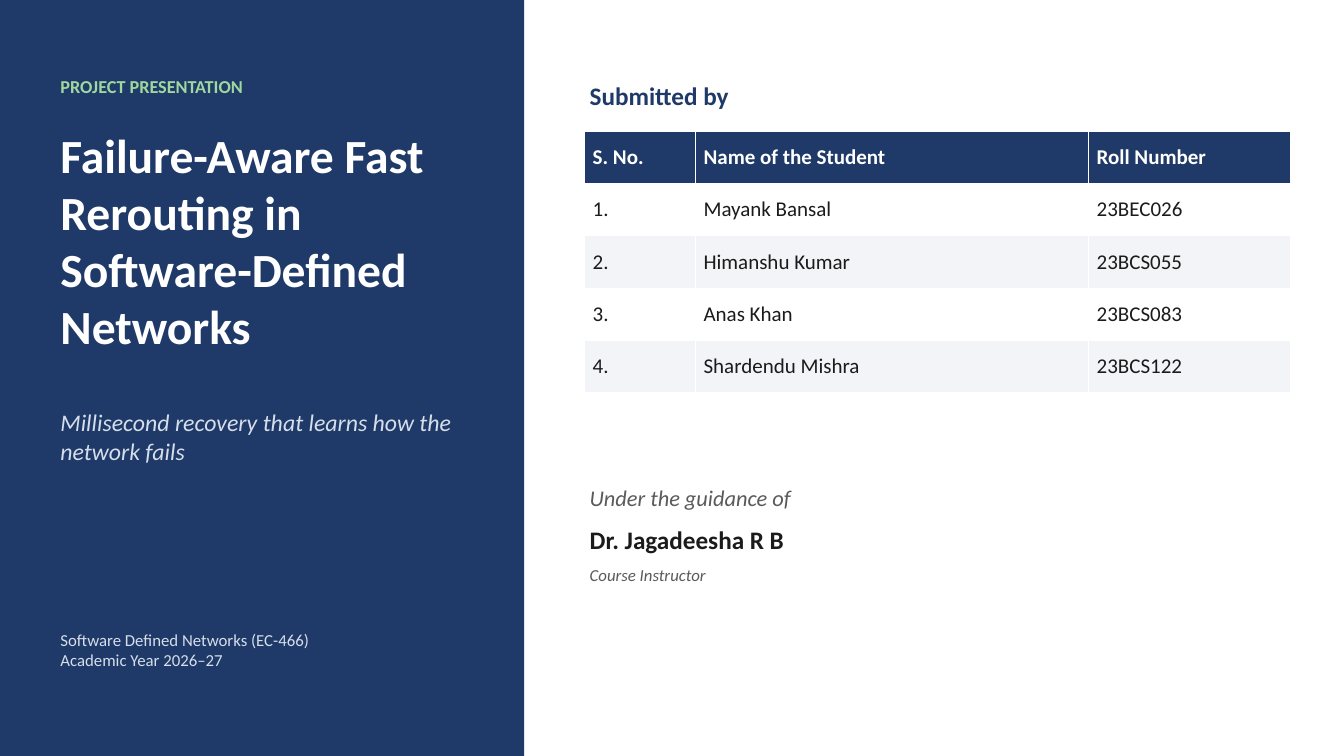
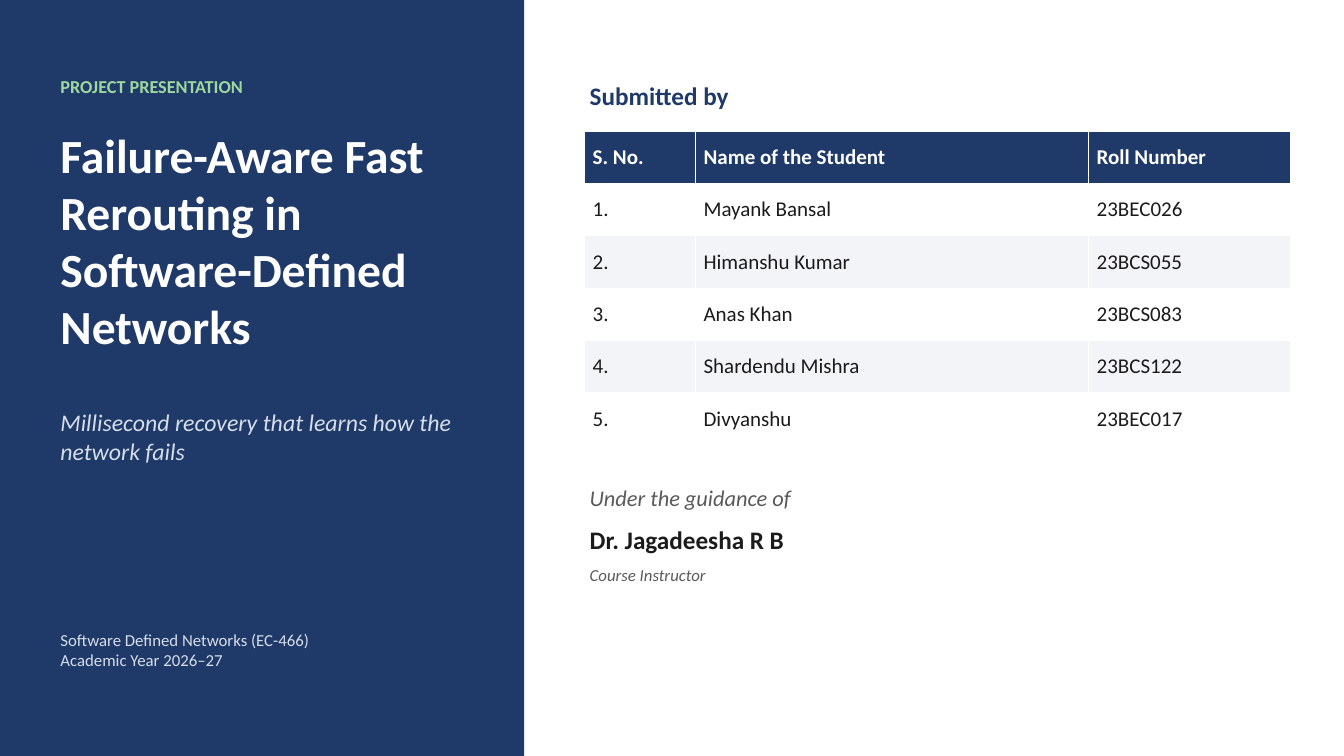
Before and after one commit to Mayank-8127/sdn_project, a slide deck: slide 1 of docs/report/FA-FRR_Presentation.pptx. Drawn at 1344x756 pixels with LibreOffice and Linux fonts; fonts in the diff are those of the drawing. Boxes give left, top, right and bottom in pixels: in the first picture for what was removed or moved away, otherwise in the second. Text is boxed around its words. In the diff, an @@ line names an element or a change of style, - is before the commit and + after.

Commit message:
add Divyanshu (23BEC017) to the team; report and slides use the 2 ms Mininet run

```diff
--- a/docs/report/FA-FRR_Presentation.pptx
+++ b/docs/report/FA-FRR_Presentation.pptx
@@ table at (585, 131, 1291, 446) @@
+row 6: 5. | Divyanshu | 23BEC017
```
Also in this commit, not shown: 3 other slides changed, 7 other files.
